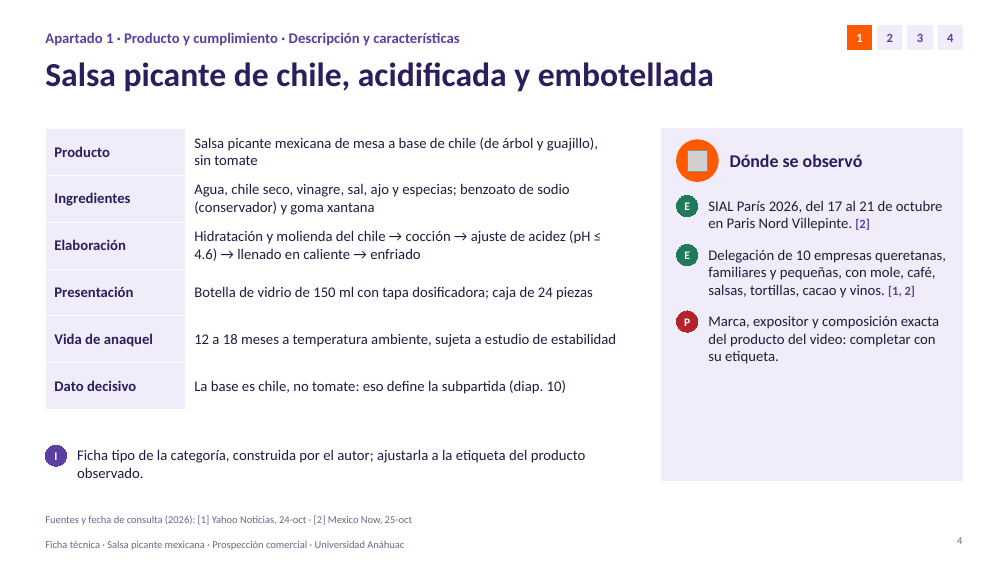
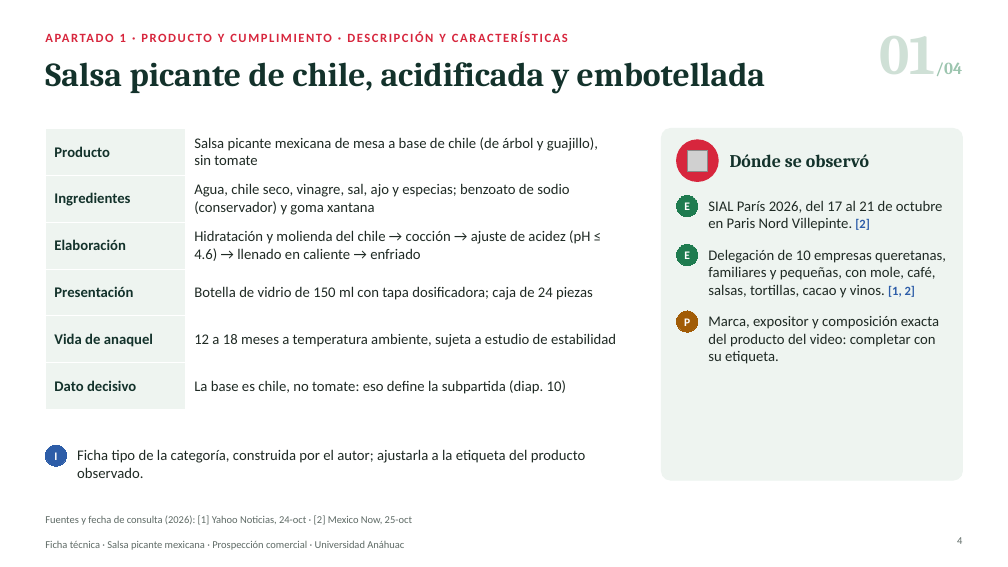
Before and after one commit to psiantonioochoa-design/Arquitectura, a slide deck: slide 4 of comercio-exterior/Ficha técnica · Salsa picante · Viabilidad arancelaria y de mercado.pptx. Drawn at 1008x567 pixels with LibreOffice and Linux fonts; fonts in the diff are those of the drawing; grey boxes stand for pictures. Boxes give left, top, right and bottom in pixels: in the first picture for what was removed or moved away, otherwise in the second. Text is boxed around its words. In the diff, an @@ line names an element or a change of style, - is before the commit and + after.

```diff
--- a/comercio-exterior/Ficha técnica · Salsa picante · Viabilidad arancelaria y de mercado.pptx
+++ b/comercio-exterior/Ficha técnica · Salsa picante · Viabilidad arancelaria y de mercado.pptx
@@ rectangle removed at [848,26,872,50] @@
-1
@@ rectangle removed at [878,26,902,50] @@
-2
@@ rectangle removed at [908,26,932,50] @@
-3
@@ rectangle removed at [938,26,963,50] @@
-4
@@ title "Salsa picante de chile, acidificada ..." at [45,62,765,94]: font Calibri to Cambria, text colour #2B1E5C to #13322B @@
@@ text at [120,34,446,42]: text changed; size 14 to 12 pt; text colour #5B3FA0 to #D7263D @@
-Apartado 1 · Producto y cumplimiento · Descripción y características
+APARTADO 1 · PRODUCTO Y CUMPLIMIENTO · DESCRIPCIÓN Y CARACTERÍSTICAS
@@ text added at [879,36,963,76], 16 pt, text #9CC5AF, bold @@
+01/04
@@ table at [45,129,628,398] @@
@@ fill #F1ECFA to #EEF4F0 in 6 cells @@
@@ text colour #2B1E5C to #13322B in "Producto", "Ingredientes", "Elaboración", "Presentación" and 2 more places @@
@@ text colour #231B3D to #1F2A24 in "Salsa picante mexicana de mesa a base ...", "Agua, chile seco, vinagre, sal, ajo y ...", "Hidratación y molienda del chile → cocción ...", "Botella de vidrio de 150 ml con ..." and 2 more places @@
@@ rectangle removed at [662,129,963,480] @@
@@ rounded rectangle added at [662,129,963,480], fill #EEF4F0, outline #EEF4F0 1 pt @@
@@ ellipse at [677,140,718,181]: fill #FF5A00 to #D7263D; outline #FF5A00 1 pt to #D7263D 1 pt @@
@@ text "Dónde se observó" at [730,154,869,167]: font Calibri to Cambria, text colour #2B1E5C to #13322B @@
@@ text "SIAL París 2026, del 17 ..." at [708,200,943,231]: text colour #231B3D to #1F2A24; text colour #5B3FA0 to #2D5DA8 in "[2]" @@
@@ text "Delegación de 10 empresas queretanas, ..." at [708,249,946,298]: text colour #231B3D to #1F2A24; text colour #5B3FA0 to #2D5DA8 in "[1, 2]" @@
@@ ellipse "P" at [677,311,698,332]: fill #B4232A to #A15C07; outline #B4232A 0.75 pt to #A15C07 0.75 pt @@
@@ text "Marca, expositor y composición exacta ..." at [708,316,939,364]: text colour #231B3D to #1F2A24 @@
@@ ellipse "I" at [45,445,67,467]: fill #5B3FA0 to #2D5DA8; outline #5B3FA0 0.75 pt to #2D5DA8 0.75 pt @@
@@ text "Ficha tipo de la categoría, ..." at [77,449,586,478]: text colour #231B3D to #1F2A24 @@
@@ text colour #6E6787 to #5F6B66 in 3 elements at [45,541,404,550], [45,515,412,525], [957,537,962,544] @@
```
Also in this commit, not shown: 23 other slides changed, 1 other file.
